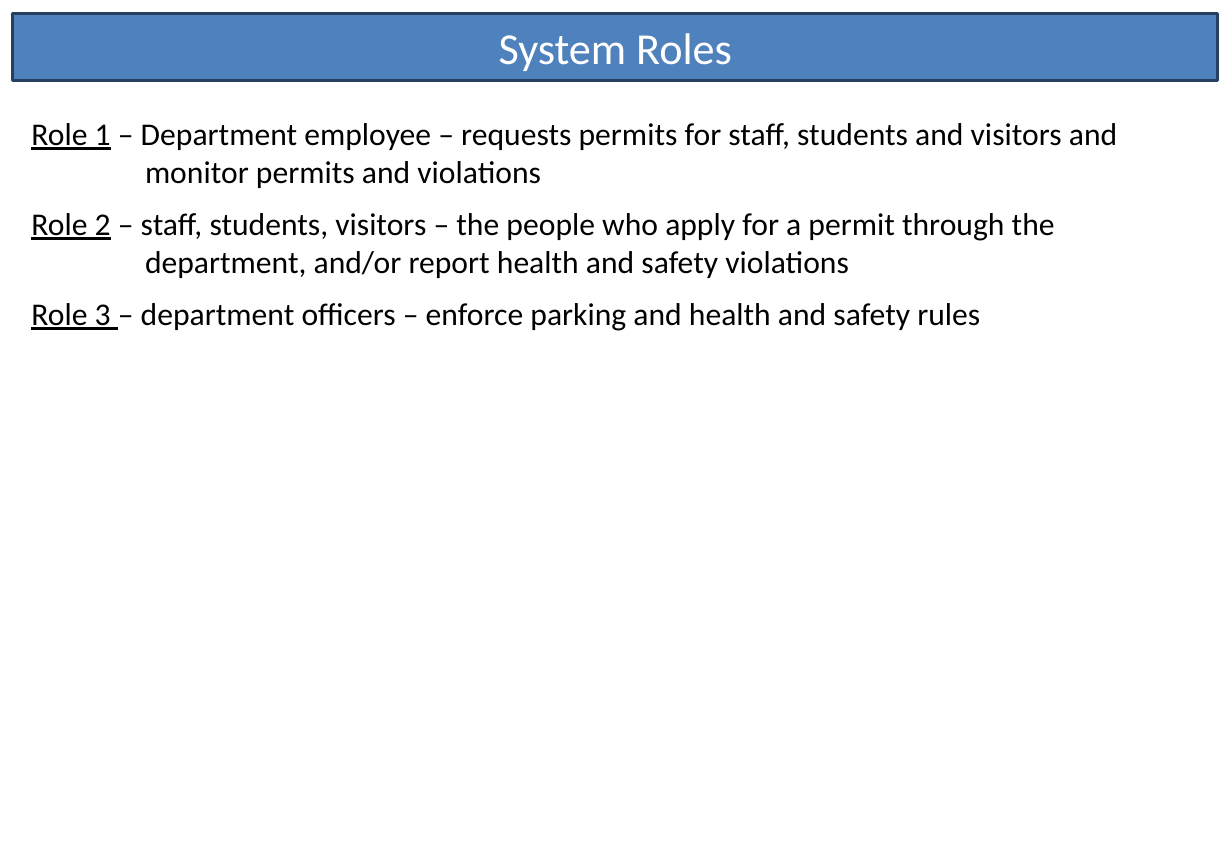
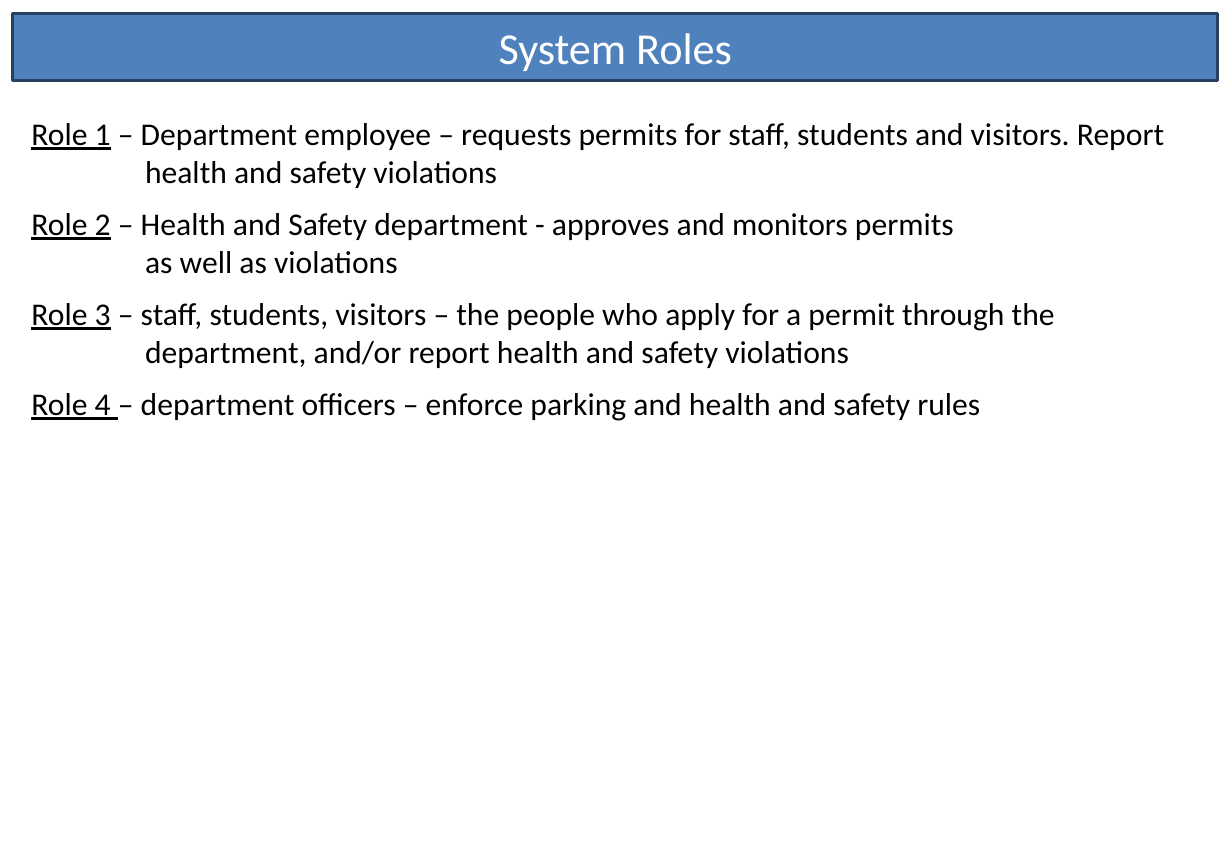
Before and after one commit to knich17/ParkingPermits, a slide deck: slide 1 of Assessment/Story Cards.pptx. Drawn at 1232x853 pixels with LibreOffice and Linux fonts; fonts in the diff are those of the drawing. Boxes give left, top, right and bottom in pixels: in the first picture for what was removed or moved away, otherwise in the second. Text is boxed around its words. In the diff, an @@ line names an element or a change of style, - is before the commit and + after.

Commit message:
edited roles

```diff
--- a/Assessment/Story Cards.pptx
+++ b/Assessment/Story Cards.pptx
@@ text at box(31, 123, 1164, 421): text changed @@
-Role 1 – Department employee – requests permits for staff, students and visitors and monitor permits and violations
-Role 2 – staff, students, visitors – the people who apply for a permit through the department, and/or report health and safety violations
-Role 3 – department officers – enforce parking and health and safety rules
+Role 1 – Department employee – requests permits for staff, students and visitors. Report health and safety violations
+Role 2 – Health and Safety department - approves and monitors permits as well as violations
+Role 3 – staff, students, visitors – the people who apply for a permit through the department, and/or report health and safety violations
+Role 4 – department officers – enforce parking and health and safety rules
```
